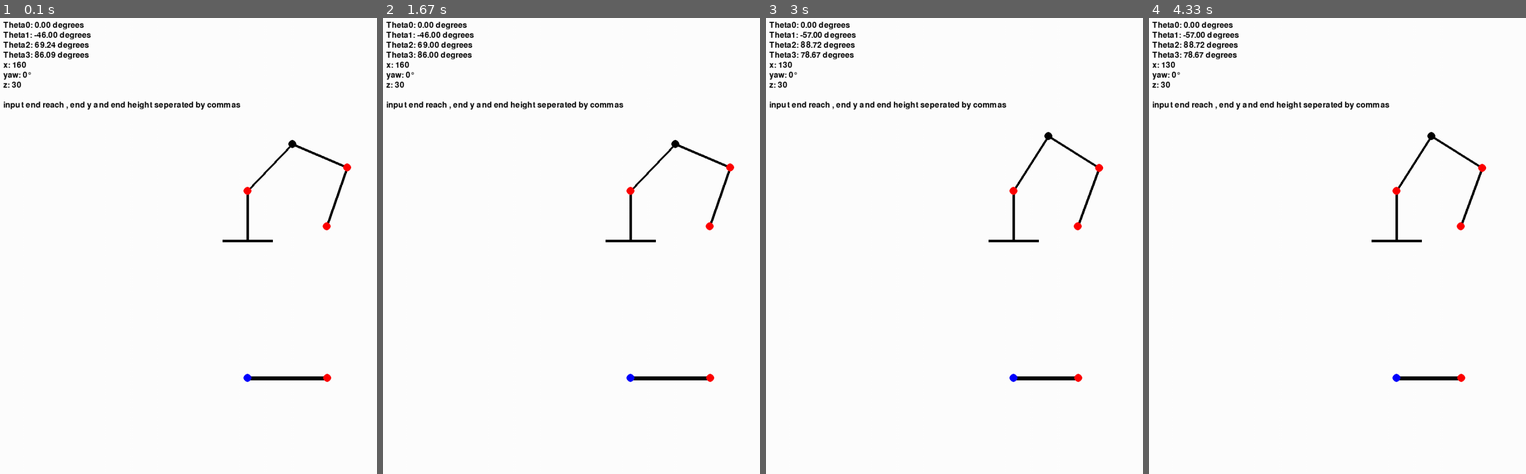
Above: before the commit, frames 1-4 (left to right).
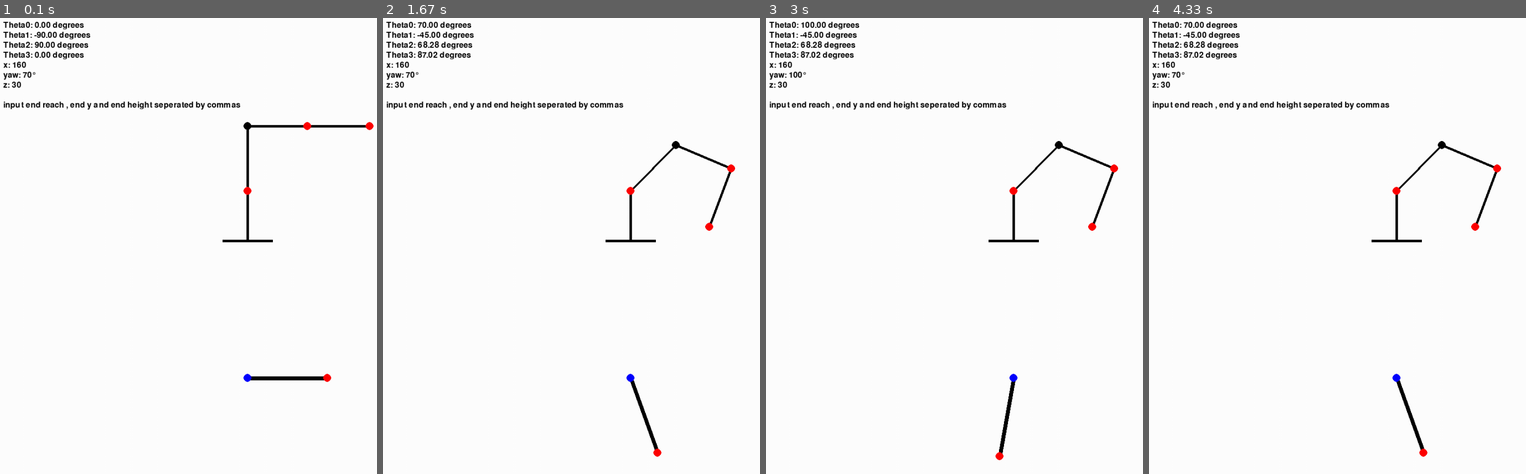
Above: after the commit, the same moments.

Repository: AliEzzat383/Side-Arduino-Projects
Game: pygame game, started from IK visualization/arm-kinematics-main/arm-kinematics-main/IK optimization/main/Real_Time_Control.py
Two runs of this game, one before a commit and one after it. Both use one fixed random seed, a clock stepped at 60 frames per second and the inputs below.
Inputs:
- Up to frame 1 (0.1 s): no input
- Up to frame 2 (1.67 s): hold Right 0.33-0.8 s; hold Left from 1.33 s (still down); hold A from 1.33 s (still down)
- Up to frame 3 (3 s): release Left at 1.87 s; release A at 1.87 s; hold Up 2.33-2.7 s; hold W 2.33-2.7 s; hold D from 2.73 s (still down)
- Up to frame 4 (4.33 s): release D at 3.37 s; hold Down 3.4-4.02 s; hold S 3.4-4.02 s; hold Left from 4.05 s (still down); hold A from 4.05 s (still down)

The runs differ from the first frame. In frame 1, 1.1% of the frame differs, in the area x 6-100%, y 3-47%; in frame 2, 1.0%; in frame 3, 1.5%, in the area x 4-94%, y 0-97%; in frame 4, 1.5%.

Commit message:
faster response

Diff:
--- a/IK visualization/arm-kinematics-main/arm-kinematics-main/IK optimization/main/Real_Time_Control.py
+++ b/IK visualization/arm-kinematics-main/arm-kinematics-main/IK optimization/main/Real_Time_Control.py
@@ -61,7 +61,7 @@
 
         #user point variables
         self.end_reach  = 160    #zf
-        self.end_yaw    =  0    #final yaw angle
+        self.end_yaw    =  70    #final yaw angle
         self.end_height =  30    #xf
 
         #control variables
@@ -79,7 +79,7 @@
             # initial_guess = [-100,60,-80]
             # initial_guess = [90,0,90]
             initial_guess=[0,0,0]
-            boundaries = [(-np.radians(180), np.radians(0)), (0, np.radians(145)), (-np.radians(90), np.radians(90))]
+            boundaries = [(-np.radians(180), np.radians(0)), (0, np.radians(145)), (np.radians(0), np.radians(90))]
             # print("first point")
 
         else:
@@ -213,7 +213,7 @@
         # g = self.theta_gripper  # gripper angle
         # print(f"x: {self.end_reach}, y: {self.end_yaw}, z: {self.end_height}")
         # function local variables
-        delay = 500  # Delay in milliseconds
+        delay = 20  # Delay in milliseconds
 
         if (self.end_reach != self.previous_x or self.end_yaw != self.previous_yaw or self.end_height != self.previous_z or self.theta_gripper != self.previous_grip):
             print(f"x: {self.end_reach}, y: {self.end_yaw}, z: {self.end_height}, gripper: {self.theta_gripper}, Step: {self.step}")
@@ -226,8 +226,12 @@
                 if event.type == pygame.QUIT:
                     pygame.quit()
                     sys.exit()
+
         keys = pygame.key.get_pressed()
 
+        if keys[pygame.K_ESCAPE]:
+            pygame.quit()
+            sys.exit()
         if keys[pygame.K_w]:
             time.sleep(delay / 1000.0)
             self.end_yaw += self.step
@@ -288,40 +292,25 @@
 
     def move(self):
         # Handle input events
-        ser = serial.Serial('COM3', 115200,dsrdtr=True)
-        # self.end_reach,self.end_yaw,self.end_height = 160,30,30
+        ser = serial.Serial('COM3', 115200, dsrdtr=True)
         boundaries = [(-np.radians(180), 0), (0, np.radians(145)), (-np.radians(90), np.radians(90))]
-        pos = [self.end_reach, self.end_yaw, self.end_height] # here for easy editing
+        pos = [self.end_reach, self.end_yaw, self.end_height]
+
         if self.end_reach == 0:
             self.destination = [(pos[0] + self.Cx), (self.a0 + self.Cy - pos[2])]
-        self.target_point = [pos[0], pos[1], self.a0 - pos[2]]
-        # print(pos)
-        self.theta0 = self.target_point[1]
-        self.theta1, self.theta2, self.theta3 = self.inverse_kinematics_N4(self.target_point[0], self.target_point[2], boundaries=boundaries)
-        # calculate joint locations for plotting (forward kinematics)
-        self.forward_kinematics()
-        self.draw()
-        # edit angles for physical arm configuration and joint limitations
-        self.adjusted_angles()
-        # send angles to arduino driver
-        # self.grip(True)
-        self.str = f'{self.angles[0]},{self.angles[1]},{self.angles[2]},{self.wrist},{self.angles[3]},{self.theta_gripper}\n'  # .encode()
-
-        # print(self.str)
-
-        # self.angles.append(self.str)
-        # self.writefile('output.csv',self.angles)
-        time.sleep(1.5)
-        ser.write(self.str.encode())
-
-        # self.grip(False)
-        # self.str = f'{self.theta0},{self.theta1},{self.theta2},{self.wrist},{self.theta3},{self.theta_gripper}\n'  # .encode()
-        # time.sleep(2)
-        # ser.write(self.str.encode())
-
-
-        # ser.close()
-        self.draw()
+
+        # Only calculate joint positions when arm moves
+        if any(prev != curr for prev, curr in zip([self.end_reach, self.end_yaw, self.end_height], [self.previous_x, self.previous_yaw, self.previous_z])):
+            self.target_point = [pos[0], pos[1], self.a0 - pos[2]]
+            self.theta0 = self.target_point[1]
+            self.theta1, self.theta2, self.theta3 = self.inverse_kinematics_N4(self.target_point[0], self.target_point[2], boundaries=boundaries)
+            self.forward_kinematics()
+            self.draw()
+            self.adjusted_angles()
+            self.str = f'{self.angles[0]},{self.angles[1]},{self.angles[2]},{self.wrist},{self.angles[3]},{self.theta_gripper}\n'
+            time.sleep(1)
+            ser.write(self.str.encode())
+            self.draw()
 
     def tutorial(self):
         print("Press the LEFT arrow key to increment x, RIGHT arrow key to decrement x.")
